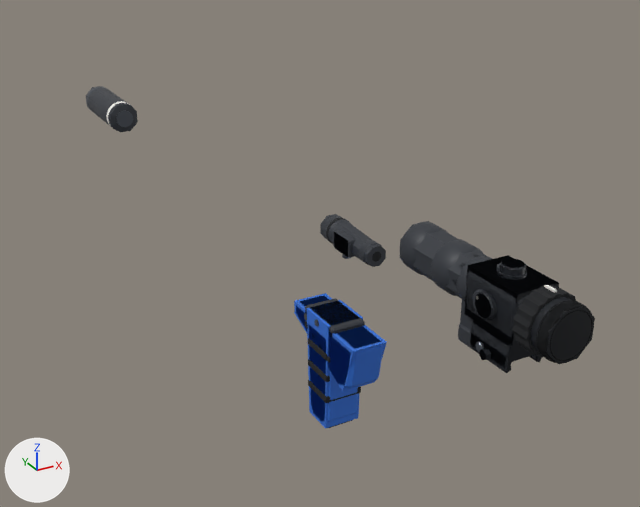
What one commit did to the glTF model assets/models/replicaParts/sniper.glb.
Before and after are seen from a camera (50 mm lens) standing at (-0.318, -0.335, 0.335) and looking at (0.074, 0.379, -0.022). Arrows for +X, +Y and +Z are at lower left; the lights stay in place. The picture after the commit comes second. Where no turn or scale is listed for an object, it has been applied to the vertices.

The older version as bpy lines, for what is in view:
```python
ob_grip_angled = bpy.data.objects.new('grip_angled', me_grip_angled)
ob_grip_angled.location = (0.0, 0.22, 0.0)
ob_grip_angled_figure = bpy.data.objects.new('grip_angled_Figure', me_grip_angled_figure)
ob_grip_angled_figure.location = (0.0, 0.22, 0.0)
ob_grip_vertical = bpy.data.objects.new('grip_vertical', me_grip_vertical)
ob_grip_vertical.location = (0.0, 0.22, 0.0)
ob_grip_vertical_figure = bpy.data.objects.new('grip_vertical_Figure', me_grip_vertical_figure)
ob_grip_vertical_figure.location = (0.0, 0.22, 0.0)
ob_light_weapontorch = bpy.data.objects.new('light_weaponTorch', me_light_weapontorch)
ob_light_weapontorch.location = (0.038, 0.279, 0.034)
ob_light_weapontorch_figure = bpy.data.objects.new('light_weaponTorch_Figure', me_light_weapontorch_figure)
ob_light_weapontorch_figure.location = (0.038, 0.279, 0.034)
ob_muzzle_silencer = bpy.data.objects.new('muzzle_silencer', me_muzzle_silencer)
ob_muzzle_silencer.location = (0.0, 0.765, 0.034)
ob_muzzle_silencer_figure = bpy.data.objects.new('muzzle_silencer_Figure', me_muzzle_silencer_figure)
ob_muzzle_silencer_figure.location = (0.0, 0.765, 0.034)
ob_optic_scopevar_figure = bpy.data.objects.new('optic_scopeVar_Figure', me_optic_scopevar_figure)
ob_optic_scopevar_figure.location = (0.0, 0.025, 0.0735)
# also in view: 'optic_scope2x' at (0.002, 0.019, 0.097); 'optic_scopeVar' at (0.002, 0.037, 0.097)
```
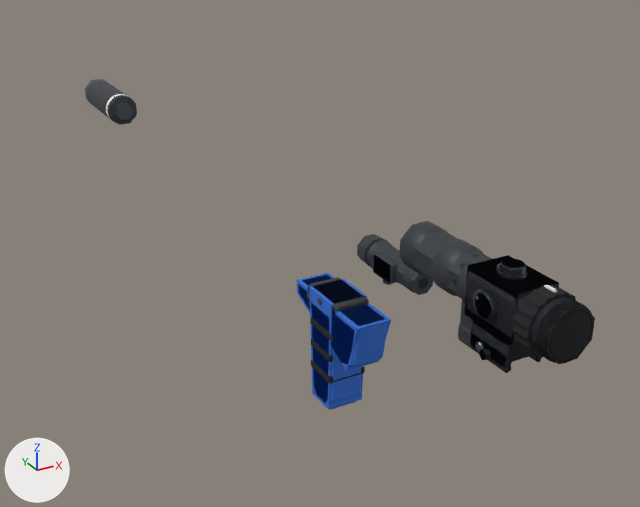
Boxes [x1, y1, x2, y2] around the edits, measured in the pictures (640 x 507 px):
'grip_vertical', moved: before [305, 299, 365, 428]; after [308, 277, 369, 409]
'grip_angled', moved: before [296, 295, 383, 389]; after [298, 275, 388, 368]
'grip_vertical_Figure', moved: before [307, 300, 363, 429]; after [309, 279, 367, 410]
'grip_angled_Figure', moved: before [294, 293, 387, 392]; after [297, 273, 391, 371]
'light_weaponTorch', moved: before [320, 215, 383, 265]; after [357, 235, 428, 293]
'light_weaponTorch_Figure', moved: before [320, 214, 386, 267]; after [357, 234, 433, 295]
'muzzle_silencer', moved: before [86, 86, 134, 131]; after [85, 79, 133, 123]
'muzzle_silencer_Figure', moved: before [86, 86, 138, 132]; after [85, 79, 137, 125]

What the commit changed:
Object 'grip_angled' (ob_grip_angled) moves from (0.0, 0.22, 0.0) to (0.0, 0.215, 0.0216).
Object 'grip_angled_Figure' (ob_grip_angled_figure) moves from (0.0, 0.22, 0.0) to (0.0, 0.215, 0.0216).
Object 'grip_vertical' (ob_grip_vertical) moves from (0.0, 0.22, 0.0) to (0.0, 0.215, 0.0216).
Object 'grip_vertical_Figure' (ob_grip_vertical_figure) moves from (0.0, 0.22, 0.0) to (0.0, 0.215, 0.0216).
Object 'light_weaponTorch' (ob_light_weapontorch) moves from (0.038, 0.279, 0.034) to (0.0259, 0.195, 0.0473).
Object 'light_weaponTorch_Figure' (ob_light_weapontorch_figure) moves from (0.038, 0.279, 0.034) to (0.0259, 0.195, 0.0472).
Object 'muzzle_silencer' (ob_muzzle_silencer) moves from (0.0, 0.765, 0.034) to (0.0, 0.765, 0.044).
Object 'muzzle_silencer_Figure' (ob_muzzle_silencer_figure) moves from (0.0, 0.765, 0.034) to (0.0, 0.765, 0.044).
